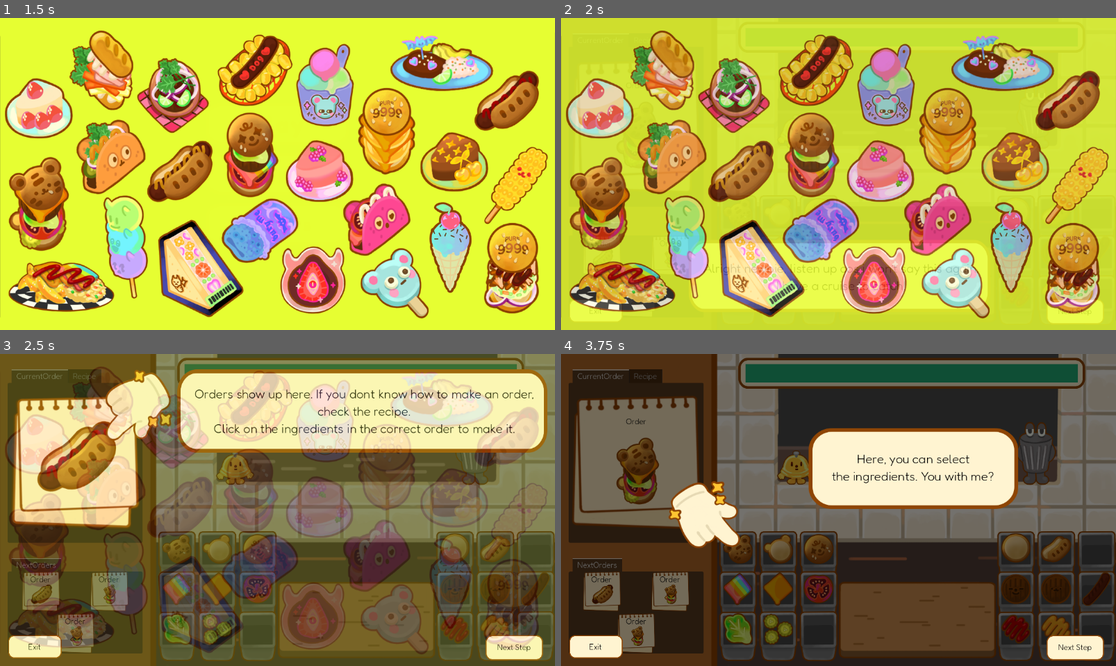
Above: before the commit, frames 1-4 (two rows, left to right).
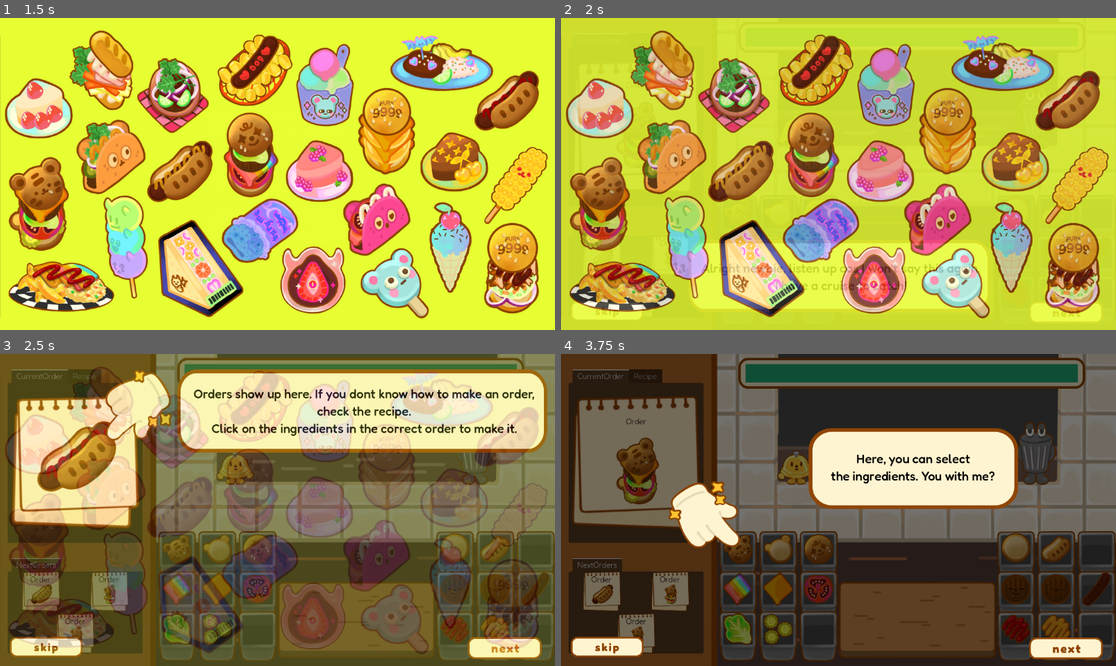
Above: after the commit, the same moments.

Repository: Gus700/FoodTruckBattles
Game: Godot game, scene res://scenes/SceneSwitcher.tscn
Two runs of this game, one before a commit and one after it. Both use one fixed random seed, a clock stepped at 60 frames per second and the inputs below.
Inputs (mouse positions are in pixels of both pictures, inside the frame that each line leads up to):
- Up to frame 1 (1.5 s): click (277, 124) at 0.5 s; click (277, 124) at 1.25 s
- Up to frame 2 (2 s): no input
- Up to frame 3 (2.5 s): click "Next Step" at 2 s
- Up to frame 4 (3.75 s): click "Next Step" at 2.75 s; click (738, 547) at 3.52 s

Frame 1 is identical in both runs. In frame 2, 1.0% of the frame differs, in the area x 1-98%, y 78-98%; in frame 3, 3.0%, in the area x 1-98%, y 11-99%; in frame 4, 1.9%.

Commit message:
skip, next tutorial buttons, imported fredoka typeface

Diff:
--- a/scenes/Level.tscn
+++ b/scenes/Level.tscn
@@ -36,9 +36,14 @@
 [ext_resource type="Texture2D" uid="uid://b5gcuffddrpxd" path="res://assets/UI/tut_bubble.png" id="32_tqjk8"]
 [ext_resource type="Texture2D" uid="uid://cfc3o4swkbp3h" path="res://assets/UI/pointer.png" id="33_1kdry"]
 [ext_resource type="Texture2D" uid="uid://b6ikysvjo7odr" path="res://assets/UI/tut_bubble_big.png" id="34_yvpwa"]
+[ext_resource type="FontFile" uid="uid://c1vtnd0t0k2t4" path="res://assets/fonts/Fredoka-Medium.ttf" id="35_jmqed"]
 [ext_resource type="Texture2D" uid="uid://cqxkeynu1gl1p" path="res://assets/objects/order_paper_big.png" id="35_kl1hg"]
 [ext_resource type="Texture2D" uid="uid://i2s82jtvoed1" path="res://assets/food/starterFood/ketchup_hotdog.png" id="36_qkj61"]
 [ext_resource type="Texture2D" uid="uid://dcmqycrnh0423" path="res://assets/UI/timer_bar.png" id="39_nkydd"]
+[ext_resource type="Texture2D" uid="uid://bcpqovcvvvdbl" path="res://assets/UI_buttons/skip.png" id="40_c6v7u"]
+[ext_resource type="Texture2D" uid="uid://bmy5vjaw6kdpw" path="res://assets/UI_buttons/skip_hover.png" id="41_ewn4c"]
+[ext_resource type="Texture2D" uid="uid://cgfelblnvakg5" path="res://assets/UI_buttons/next.png" id="42_mrn5o"]
+[ext_resource type="Texture2D" uid="uid://c6dwth7evsdyw" path="res://assets/UI_buttons/next_hover.png" id="43_i7dqr"]
 
 [sub_resource type="LabelSettings" id="LabelSettings_wkq44"]
 font_size = 50
@@ -391,7 +396,9 @@
 offset_bottom = 2.00002
 grow_horizontal = 2
 grow_vertical = 2
-text = "Alright newbie, listen up cos i won’t say this again.
+theme_override_fonts/font = ExtResource("35_jmqed")
+theme_override_font_sizes/font_size = 12
+text = "Alright newbie, listen up cos I won’t say this again.
 I have a cruise to catch!"
 label_settings = SubResource("LabelSettings_dy1m6")
 horizontal_alignment = 1
@@ -430,6 +437,8 @@
 offset_bottom = 7.00008
 grow_horizontal = 2
 grow_vertical = 2
+theme_override_fonts/font = ExtResource("35_jmqed")
+theme_override_font_sizes/font_size = 12
 text = "Orders show up here. If you dont know how to make an order, check the recipe.
 Click on the ingredients in the correct order to make it."
 label_settings = SubResource("LabelSettings_dy1m6")
@@ -491,6 +500,8 @@
 offset_bottom = -1.99998
 grow_horizontal = 2
 grow_vertical = 2
+theme_override_fonts/font = ExtResource("35_jmqed")
+theme_override_font_sizes/font_size = 12
 text = "Here, you can select
 the ingredients. You with me?
 "
@@ -545,6 +556,8 @@
 offset_bottom = 3.0
 grow_horizontal = 2
 grow_vertical = 2
+theme_override_fonts/font = ExtResource("35_jmqed")
+theme_override_font_sizes/font_size = 12
 text = "This is Dingus, the bell.
 Click on him to finish an order.
 "
@@ -604,6 +617,8 @@
 offset_bottom = 18.0
 grow_horizontal = 2
 grow_vertical = 2
+theme_override_fonts/font = ExtResource("35_jmqed")
+theme_override_font_sizes/font_size = 12
 text = "This is Deletus, the trash can. Eats your mistakes, but I wouldn't rely on him much.
 "
 label_settings = SubResource("LabelSettings_dy1m6")
@@ -661,6 +676,8 @@
 offset_right = 3.0
 grow_horizontal = 2
 grow_vertical = 2
+theme_override_fonts/font = ExtResource("35_jmqed")
+theme_override_font_sizes/font_size = 12
 text = "Most important thing, SPEED. Hit as many orders as ya can. No need to be neat. This ain't the Ritz."
 label_settings = SubResource("LabelSettings_dy1m6")
 horizontal_alignment = 1
@@ -690,14 +707,16 @@
 anchors_preset = -1
 anchor_left = 0.0147569
 anchor_top = 0.901235
-anchor_right = 0.111111
+anchor_right = 0.151042
 anchor_bottom = 0.975309
-texture_normal = ExtResource("32_tqjk8")
+texture_normal = ExtResource("40_c6v7u")
+texture_hover = ExtResource("41_ewn4c")
 ignore_texture_size = true
 stretch_mode = 0
 metadata/_edit_use_anchors_ = true
 
 [node name="Label" type="Label" parent="TutorialOverlay/CloseTutorial"]
+visible = false
 layout_mode = 1
 anchors_preset = 15
 anchor_right = 1.0
@@ -712,18 +731,20 @@
 [node name="NextButton" type="TextureButton" parent="TutorialOverlay"]
 layout_mode = 1
 anchors_preset = -1
-anchor_left = 0.875
+anchor_left = 0.840278
 anchor_top = 0.901235
 anchor_right = 0.978299
 anchor_bottom = 0.981481
 grow_horizontal = 2
 grow_vertical = 2
-texture_normal = ExtResource("32_tqjk8")
+texture_normal = ExtResource("42_mrn5o")
+texture_hover = ExtResource("43_i7dqr")
 ignore_texture_size = true
 stretch_mode = 0
 metadata/_edit_use_anchors_ = true
 
 [node name="Label" type="Label" parent="TutorialOverlay/NextButton"]
+visible = false
 layout_mode = 1
 anchors_preset = 15
 anchor_right = 1.0
Binary file added: assets/UI_buttons/next.png
Not shown, added: assets/UI_buttons/next.png.import
Binary file added: assets/UI_buttons/next_hover.png
Not shown, added: assets/UI_buttons/next_hover.png.import
Binary file added: assets/UI_buttons/skip.png
Not shown, added: assets/UI_buttons/skip.png.import
Binary file added: assets/UI_buttons/skip_hover.png
Not shown, added: assets/UI_buttons/skip_hover.png.import
Binary file added: assets/fonts/Fredoka-Bold.ttf
Not shown, added: assets/fonts/Fredoka-Bold.ttf.import
Binary file added: assets/fonts/Fredoka-Light.ttf
Not shown, added: assets/fonts/Fredoka-Light.ttf.import
(and 7 more such lines)
